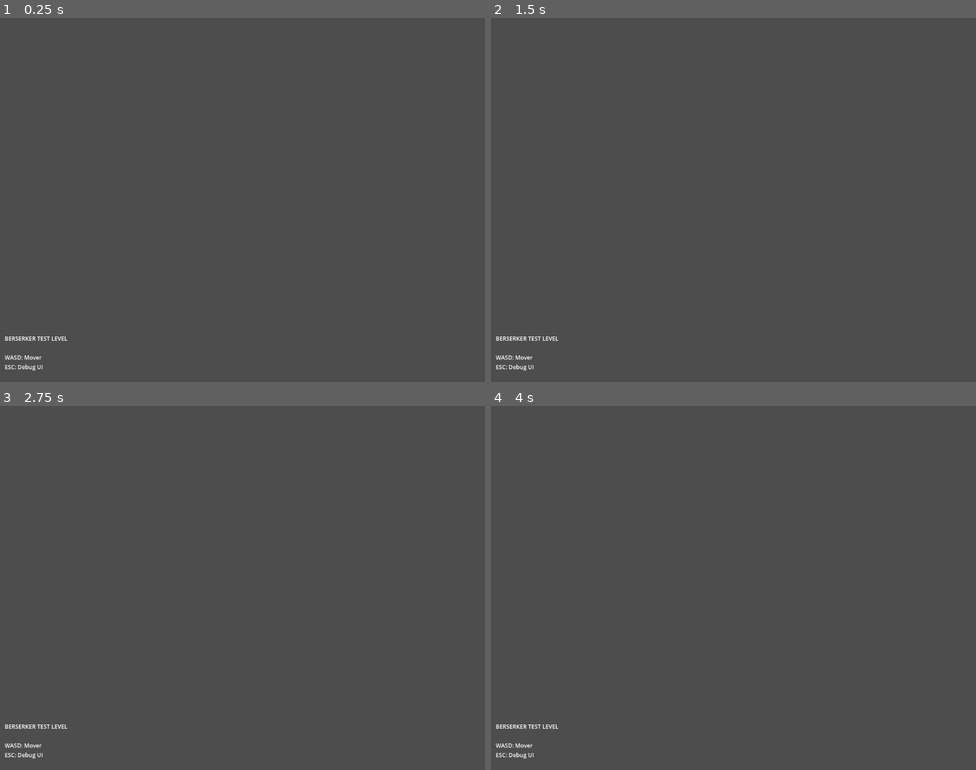
Above: before the commit, frames 1-4 (two rows, left to right).
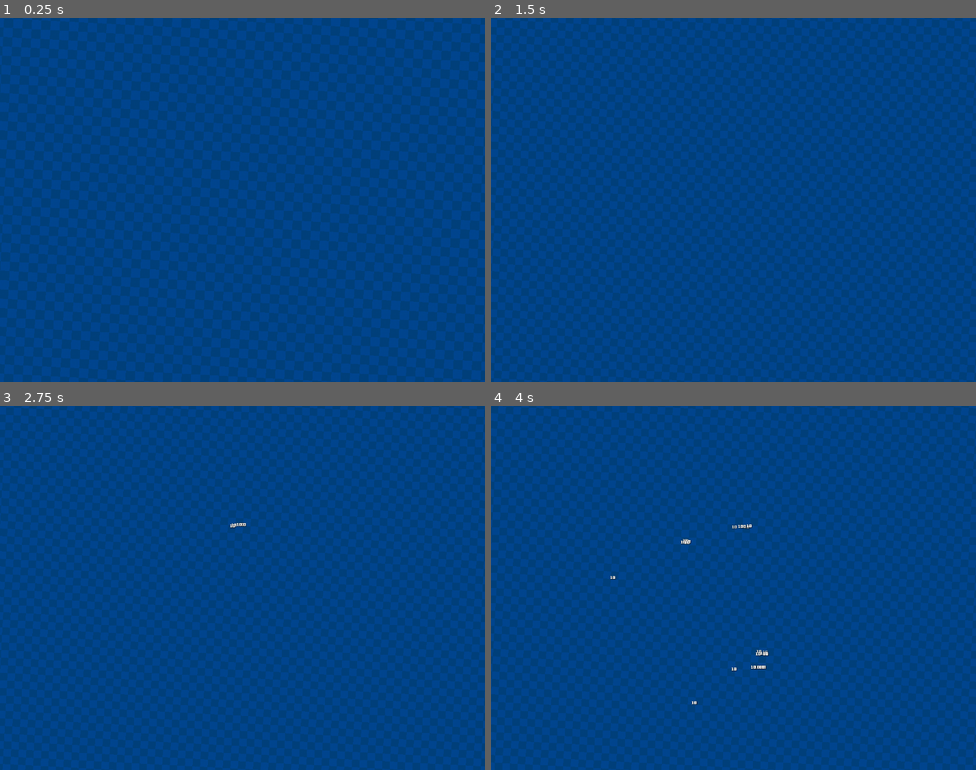
Above: after the commit, the same moments.

Repository: WILL-JKI/SurvivorLike
Game: Godot game, scene res://levels/Debug/DebugLevel.tscn
Two runs of this game, one before a commit and one after it. Both use one fixed random seed, a clock stepped at 60 frames per second and the inputs below. Before the commit the project starts from res://levels/Debug/BerserkerTest.tscn.
Inputs:
- Up to frame 1 (0.25 s): no input
- Up to frame 2 (1.5 s): tap Enter (ui_accept) at 0.5, 0.77 s; hold D (move_right) 0.53-1.28 s; hold S (move_down) from 1.28 s (still down)
- Up to frame 3 (2.75 s): tap Enter (ui_accept) at 1.52 s; release S (move_down) at 2.03 s; hold D (move_right) from 2.03 s (still down)
- Up to frame 4 (4 s): release D (move_right) at 2.78 s; hold W (move_up) 2.78-3.53 s; tap Enter (ui_accept) at 3.02, 3.77 s; hold A (move_left) from 3.53 s (still down)

The runs differ from the first frame. In frame 1, 100% of the frame differs, in the area x 0-100%, y 0-100%; in frame 2, 100%; in frame 3, 100%; in frame 4, 100%.

Commit message:
fix: remover arquivos .tscn problemáticos e criar guia de setup
- Remove arquivos .tscn que causavam erros de parse
- Cria SETUP_INSTRUCTIONS.md com guia detalhado
- Volta main_scene para DebugLevel.tscn (funcional)
- Mantém todos os scripts .gd funcionais

O guia contém instruções passo-a-passo para:
1. Criar BerserkerWeapon.tscn no editor
2. Criar BerserkerPlayer.tscn no editor
3. Criar BerserkerTest.tscn no editor
4. Configurar todas as propriedades necessárias

Scripts prontos:
✅ BerserkerWeapon.gd
✅ BerserkerPlayer.gd
✅ BerserkerUpgrades.gd

Siga o guia SETUP_INSTRUCTIONS.md para criar as cenas.

Diff:
--- a/Characters/Berserker/BerserkerPlayer.tscn
+++ /dev/null
@@ -1,36 +0,0 @@
-[gd_scene load_steps=5 format=3]
-
-[ext_resource type="Script" path="res://Characters/Berserker/BerserkerPlayer.gd" id="1"]
-[ext_resource type="PackedScene" path="res://Characters/Berserker/BerserkerWeapon.tscn" id="2"]
-
-[sub_resource type="CircleShape2D" id="1"]
-radius = 8.0
-
-[sub_resource type="CircleShape2D" id="2"]
-radius = 100.0
-
-[node name="BerserkerPlayer" type="CharacterBody2D"]
-script = ExtResource("1")
-
-[node name="Sprite2D" type="Sprite2D" parent="."]
-modulate = Color(1, 0.7, 0.7, 1)
-scale = Vector2(0.25, 0.25)
-texture = preload("res://icon.svg")
-
-[node name="CollisionShape2D" type="CollisionShape2D" parent="."]
-shape = SubResource("1")
-
-[node name="BerserkerWeapon" parent="." instance=ExtResource("2")]
-
-[node name="FuryDetector" type="Area2D" parent="."]
-
-[node name="FuryDetector/CollisionShape2D" type="CollisionShape2D" parent="FuryDetector"]
-modulate = Color(1, 0, 0, 0.2)
-shape = SubResource("2")
-
-[node name="AttackTimer" type="Timer" parent="."]
-wait_time = 1.5
-one_shot = true
-
-[node name="Camera2D" type="Camera2D" parent="."]
-zoom = Vector2(1.5, 1.5)
--- a/Characters/Berserker/BerserkerWeapon.tscn
+++ /dev/null
@@ -1,22 +0,0 @@
-[gd_scene load_steps=3 format=3]
-
-[ext_resource type="Script" path="res://Characters/Berserker/BerserkerWeapon.gd" id="1"]
-
-[sub_resource type="CircleShape2D" id="1"]
-radius = 50.0
-
-[node name="BerserkerWeapon" type="Area2D"]
-script = ExtResource("1")
-
-[node name="CollisionShape2D" type="CollisionShape2D" parent="."]
-shape = SubResource("1")
-disabled = true
-
-[node name="Sprite2D" type="Sprite2D" parent="."]
-modulate = Color(1, 0.5, 0.5, 0.8)
-scale = Vector2(0.5, 0.5)
-texture = preload("res://icon.svg")
-
-[node name="AttackTimer" type="Timer" parent="."]
-wait_time = 0.3
-one_shot = true
--- a/levels/Debug/BerserkerTest.tscn
+++ /dev/null
@@ -1,55 +0,0 @@
-[gd_scene load_steps=4 format=3]
-
-[ext_resource type="PackedScene" path="res://Characters/Berserker/BerserkerPlayer.tscn" id="1"]
-[ext_resource type="PackedScene" path="res://Enemies/SimpleEnemy.tscn" id="2"]
-[ext_resource type="Script" path="res://_Core/EnemySpawner.gd" id="3"]
-
-[node name="BerserkerTestLevel" type="Node2D"]
-
-[node name="BerserkerPlayer" parent="." instance=ExtResource("1")]
-
-[node name="EnemySpawner" type="Node2D" parent="."]
-script = ExtResource("3")
-enemy_scene = ExtResource("2")
-spawn_rate = 2.0
-max_enemies = 20
-spawn_distance = 200.0
-
-[node name="TestEnemies" type="Node2D" parent="."]
-
-[node name="SimpleEnemy" parent="TestEnemies" instance=ExtResource("2")]
-position = Vector2(100, 0)
-
-[node name="SimpleEnemy2" parent="TestEnemies" instance=ExtResource("2")]
-position = Vector2(-100, 0)
-
-[node name="SimpleEnemy3" parent="TestEnemies" instance=ExtResource("2")]
-position = Vector2(0, 100)
-
-[node name="SimpleEnemy4" parent="TestEnemies" instance=ExtResource("2")]
-position = Vector2(0, -100)
-
-[node name="SimpleEnemy5" parent="TestEnemies" instance=ExtResource("2")]
-position = Vector2(70, 70)
-
-[node name="UI" type="CanvasLayer" parent="."]
-
-[node name="Instructions" type="Label" parent="UI"]
-anchors_preset = 2
-anchor_top = 1.0
-anchor_bottom = 1.0
-offset_left = 10.0
-offset_top = -100.0
-offset_right = 400.0
-offset_bottom = -10.0
-text = "BERSERKER TEST LEVEL
-
-WASD: Mover
-ESC: Debug UI
-
-MECÂNICAS:
-- Ataque automático quando inimigos próximos
-- Mais inimigos próximos = ataque mais rápido
-- Área de ataque em volta do player
-- Knockback nos inimigos"
-theme_override_font_sizes/font_size = 12
--- a/project.godot
+++ b/project.godot
@@ -11,7 +11,7 @@
 [application]
 
 config/name="survivorlike"
-run/main_scene="res://levels/Debug/BerserkerTest.tscn"
+run/main_scene="res://levels/Debug/DebugLevel.tscn"
 config/features=PackedStringArray("4.5", "Forward Plus")
 run/max_fps=144
 config/icon="res://icon.svg"
Not shown, added: Characters/Berserker/SETUP_INSTRUCTIONS.md
